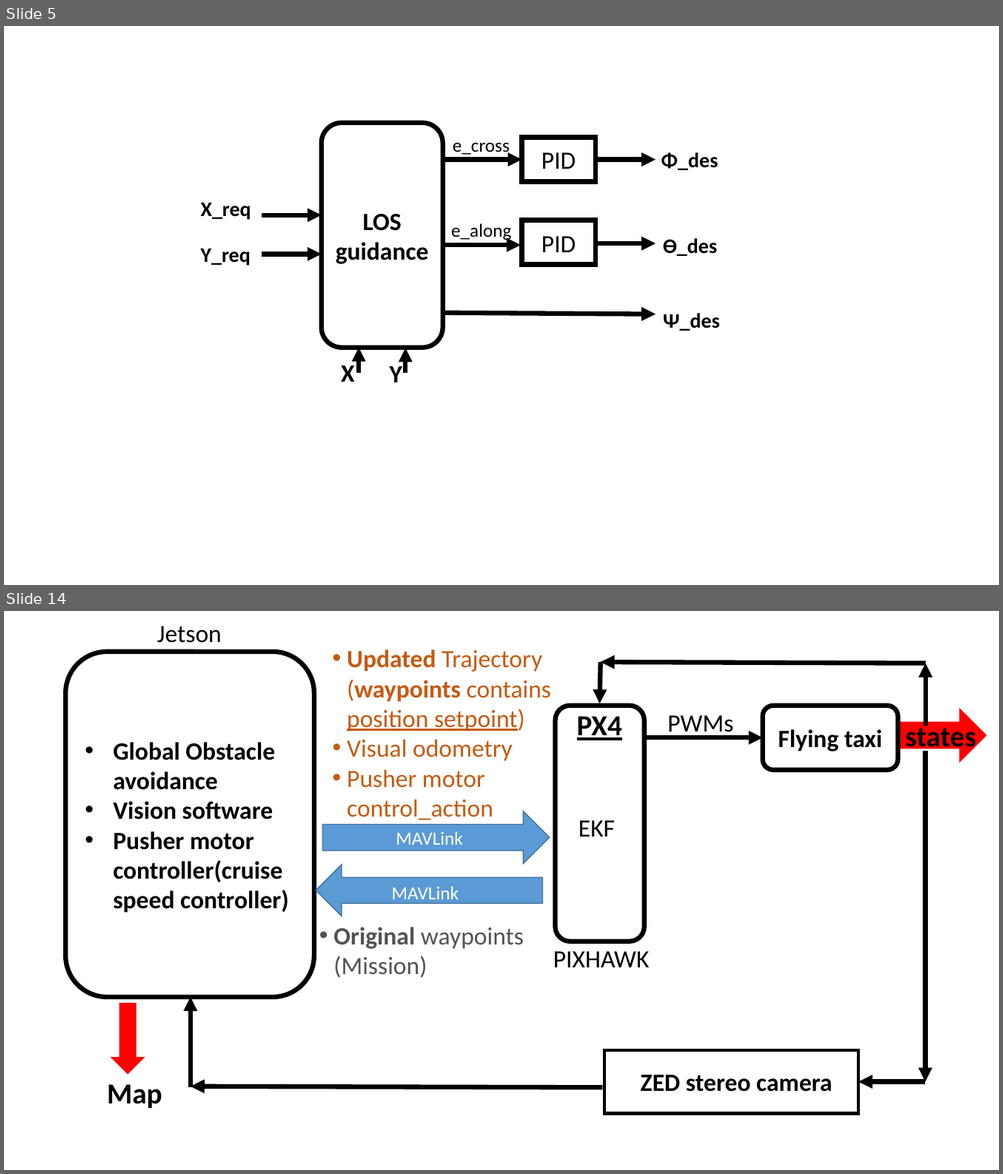
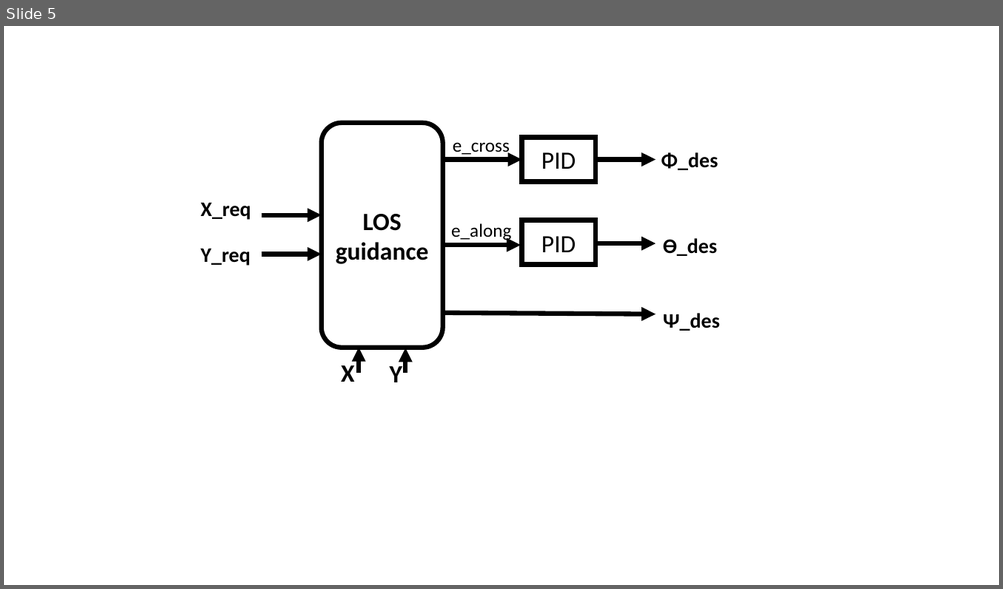
Before and after one commit to mohamedkhattab2019/graduation-project, a slide deck: documentation/Presentation1.pptx. Shown one above the other, each under a label of ours: slides 5 and 14 before the commit, slide 5 after it; the slides between them are not shown. The pictures are 1003x1174 and 1003x589 pixels, drawn with LibreOffice and Linux fonts; fonts in the diff are those of the drawing. Boxes give left, top, right and bottom in pixels: in the first picture for what was removed or moved away, otherwise in the second. Text is boxed around its words. In the diff, an @@ line names an element or a change of style, - is before the commit and + after.

```diff
--- a/documentation/Presentation1.pptx
+++ b/documentation/Presentation1.pptx
@@ slide 14 removed at box(4, 611, 999, 1170), background #FFFFFF @@
@@ text removed at box(157, 626, 222, 643) @@
-Jetson
@@ rounded rectangle removed at box(66, 651, 314, 997) @@
-• Global Obstacle avoidance
-• Vision software
-• Pusher motor controller(cruise speed controller)
@@ text removed at box(347, 649, 551, 820) @@
-• Updated Trajectory
-  (waypoints contains
-  position setpoint)
-• Visual odometry
-• Pusher motor control_action
@@ arrow removed from (600, 662) to (600, 703) @@
@@ arrow removed from (925, 664) to (600, 662) @@
@@ arrow removed from (925, 725) to (925, 664) @@
@@ rounded rectangle removed at box(555, 706, 644, 942) @@
@@ text removed at box(577, 716, 622, 741) @@
-PX4
@@ text removed at box(667, 715, 733, 738) @@
-PWMs
@@ rounded rectangle removed at box(762, 706, 898, 770) @@
-Flying taxi
@@ right arrow removed at box(898, 709, 986, 762) @@
@@ arrow removed from (644, 738) to (762, 738) @@
@@ text removed at box(905, 722, 976, 754) @@
-states
@@ arrow removed from (925, 751) to (925, 1082) @@
@@ right arrow removed at box(323, 812, 549, 864) @@
-MAVLink
@@ text removed at box(578, 820, 614, 837) @@
-EKF
@@ right arrow removed at box(316, 865, 543, 916) @@
@@ text removed at box(392, 886, 458, 905) @@
-MAVLink
@@ text removed at box(333, 927, 523, 978) @@
-• Original waypoints
-  (Mission)
@@ text removed at box(553, 951, 649, 968) @@
-PIXHAWK
@@ down arrow removed at box(111, 1003, 144, 1073) @@
@@ arrow removed from (190, 1088) to (190, 997) @@
@@ rectangle removed at box(605, 1051, 858, 1114) @@
@@ text removed at box(640, 1075, 831, 1092) @@
-ZED stereo camera
@@ text removed at box(107, 1085, 162, 1108) @@
-Map
@@ arrow removed from (603, 1088) to (190, 1087) @@
@@ arrow removed from (925, 1082) to (858, 1082) @@
```
Also in this commit, not shown: 1 slide changed, 5 slides added, 10 other slides removed, 13 other files.
